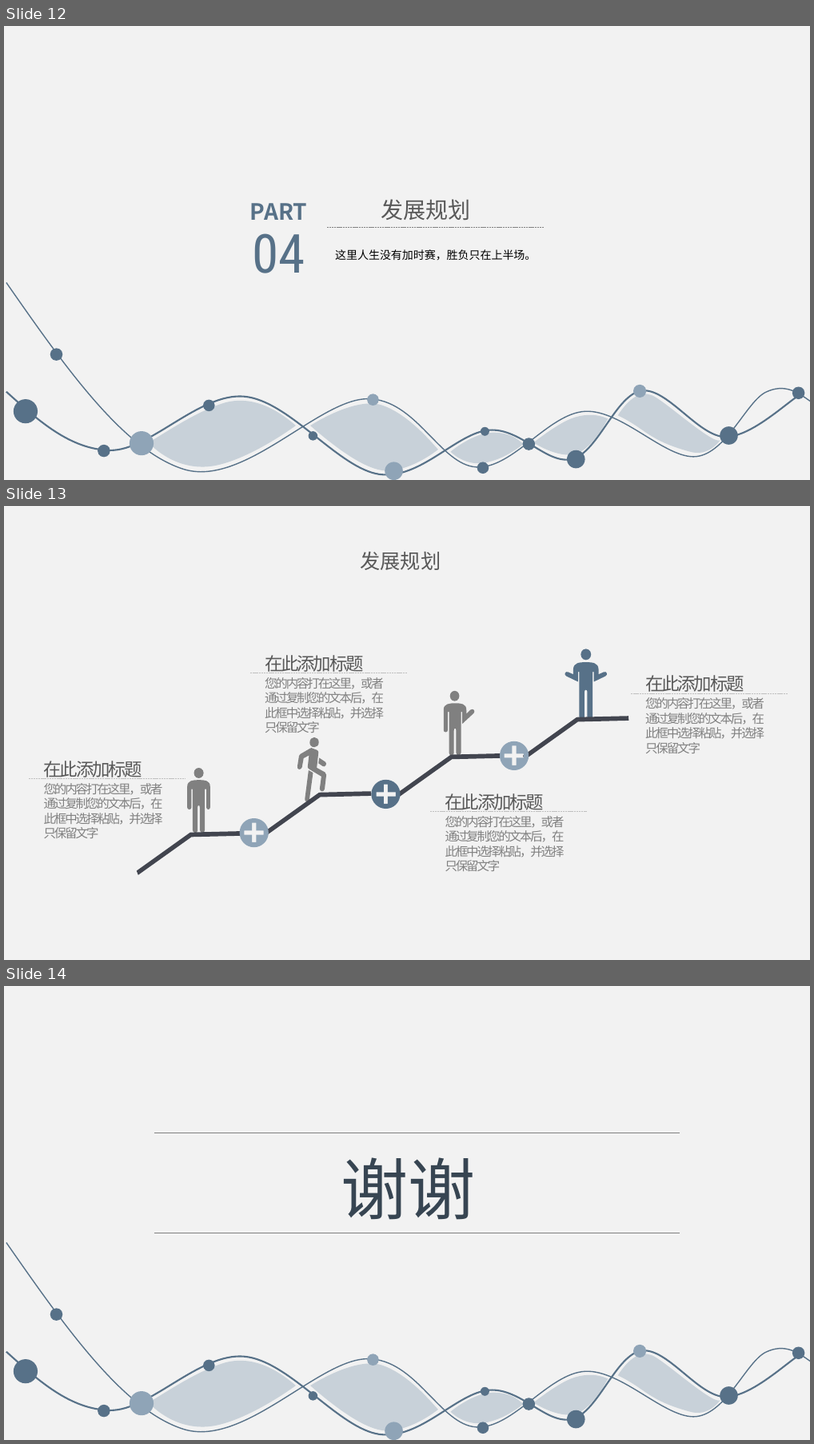
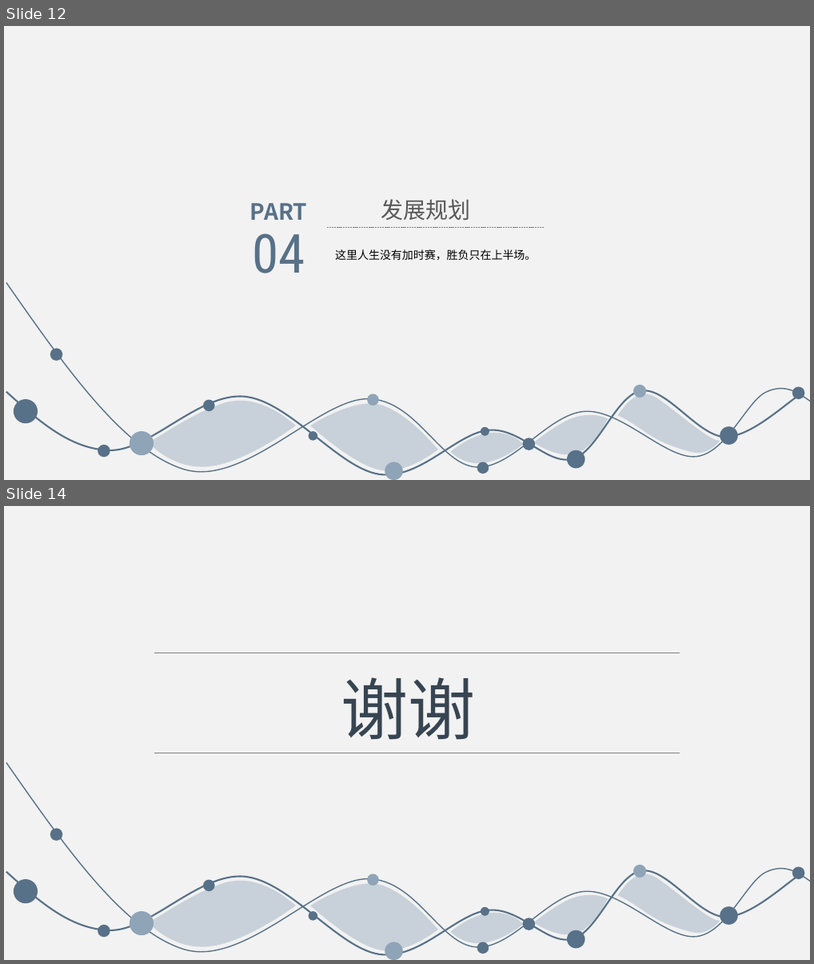
Before and after one commit to ybxxszl/learn, a slide deck: st.pptx. Shown one above the other, each under a label of ours: slides 12, 13 and 14 before the commit, slides 12 and 14 after it; the slides between them are not shown. The pictures are 814x1444 and 814x964 pixels, drawn with LibreOffice and Linux fonts; fonts in the diff are those of the drawing. Boxes give left, top, right and bottom in pixels: in the first picture for what was removed or moved away, otherwise in the second. Text is boxed around its words. In the diff, an @@ line names an element or a change of style, - is before the commit and + after.

```diff
--- a/st.pptx
+++ b/st.pptx
@@ slide 13 removed at (x1=4, y1=506, x2=810, y2=960), background #F2F2F2 @@
@@ text removed at (x1=361, y1=552, x2=442, y2=570) @@
-发展规划
@@ ellipse removed at (x1=582, y1=648, x2=592, y2=660) @@
@@ line removed from (250, 673) to (407, 673) @@
@@ text removed at (x1=265, y1=655, x2=364, y2=673) @@
-在此添加标题
@@ freeform shape removed at (x1=565, y1=663, x2=607, y2=720) @@
@@ text removed at (x1=265, y1=677, x2=384, y2=732) @@
-您的内容打在这里，或者通过复制您的文本后，在此框中选择粘贴，并选择只保留文字
@@ ellipse removed at (x1=450, y1=691, x2=460, y2=701) @@
@@ line removed from (631, 693) to (788, 693) @@
@@ text removed at (x1=646, y1=697, x2=765, y2=753) @@
-您的内容打在这里，或者通过复制您的文本后，在此框中选择粘贴，并选择只保留文字
@@ text removed at (x1=646, y1=675, x2=745, y2=694) @@
-在此添加标题
@@ freeform shape removed at (x1=443, y1=703, x2=475, y2=754) @@
@@ freeform shape removed at (x1=523, y1=716, x2=629, y2=760) @@
@@ freeform shape removed at (x1=500, y1=741, x2=529, y2=771) @@
@@ text removed at (x1=44, y1=760, x2=143, y2=779) @@
-在此添加标题
@@ ellipse removed at (x1=194, y1=768, x2=204, y2=778) @@
@@ group removed at (x1=298, y1=737, x2=326, y2=802): 4 freeform shapes @@
@@ freeform shape removed at (x1=398, y1=753, x2=503, y2=797) @@
@@ line removed from (29, 779) to (186, 779) @@
@@ text removed at (x1=44, y1=783, x2=163, y2=838) @@
-您的内容打在这里，或者通过复制您的文本后，在此框中选择粘贴，并选择只保留文字
@@ freeform shape removed at (x1=187, y1=780, x2=210, y2=832) @@
@@ freeform shape removed at (x1=266, y1=791, x2=371, y2=834) @@
@@ freeform shape removed at (x1=372, y1=780, x2=401, y2=808) @@
@@ text removed at (x1=446, y1=793, x2=545, y2=812) @@
-在此添加标题
@@ line removed from (430, 812) to (587, 812) @@
@@ text removed at (x1=446, y1=816, x2=565, y2=871) @@
-您的内容打在这里，或者通过复制您的文本后，在此框中选择粘贴，并选择只保留文字
@@ freeform shape removed at (x1=136, y1=831, x2=242, y2=875) @@
@@ freeform shape removed at (x1=239, y1=818, x2=269, y2=847) @@
```
Also in this commit, not shown: 3 slides changed, 1 slide added, 1 other file.
